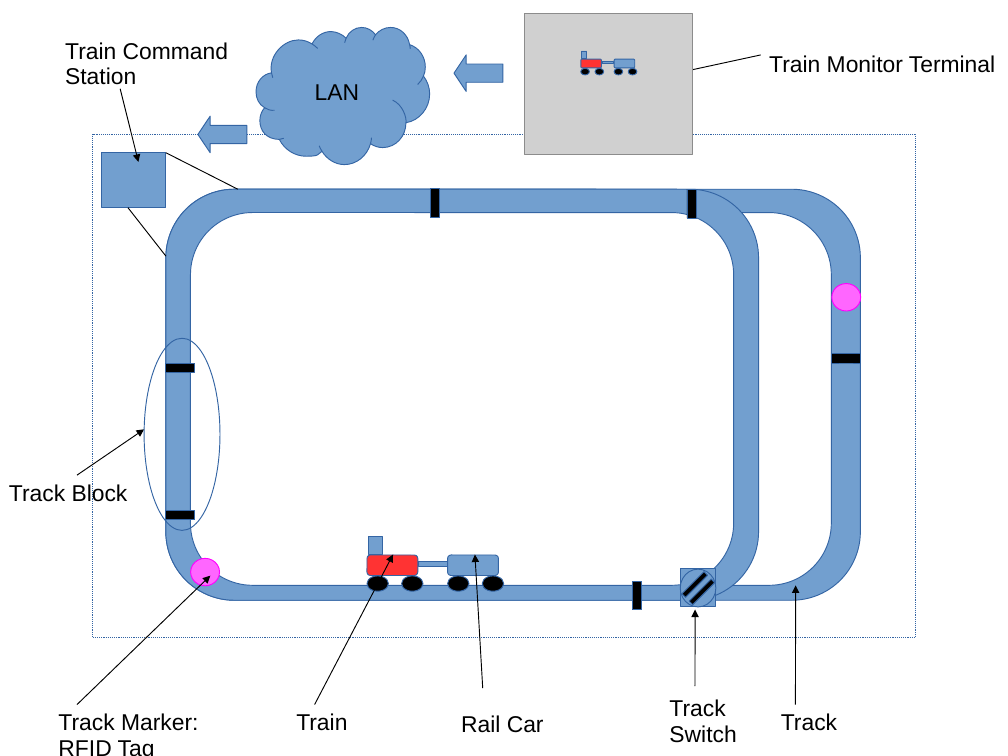
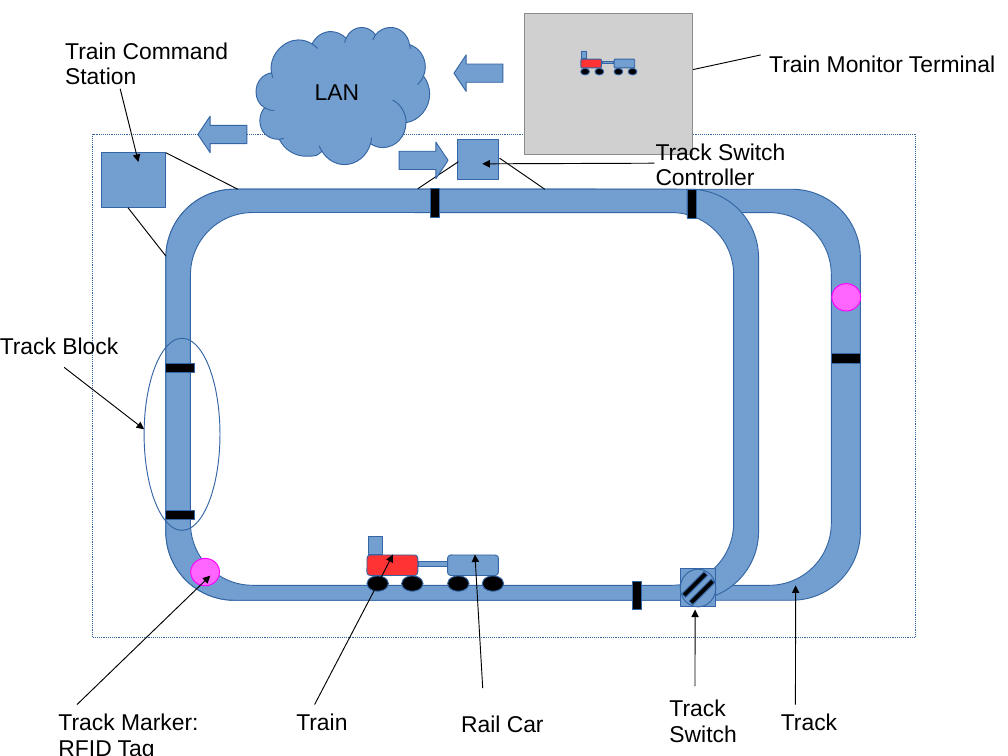
Before and after one commit to Rmadyun/CPE656TL, a slide deck: slide 1 of documentation/diagrams/Positive Train Control Test Bed Diagram.ppt. Drawn at 1008x756 pixels with LibreOffice and Linux fonts; fonts in the diff are those of the drawing; grey boxes stand for pictures. Boxes give left, top, right and bottom in pixels: in the first picture for what was removed or moved away, otherwise in the second. Text is boxed around its words. In the diff, an @@ line names an element or a change of style, - is before the commit and + after.

Commit message:
Updated diagrams to include test bed track switch controllers.

```diff
--- a/documentation/diagrams/Positive Train Control Test Bed Diagram.ppt
+++ b/documentation/diagrams/Positive Train Control Test Bed Diagram.ppt
@@ left arrow added at box(400, 142, 449, 178), fill #729FCF, outline #3465A4 0.74 pt @@
@@ rectangle added at box(457, 140, 499, 180), fill #729FCF, outline #3465A4 0.74 pt @@
@@ text added at box(656, 141, 785, 191), 18 pt, text #000000 @@
+Track Switch
+Controller
@@ line added from (418, 188) to (458, 162), #000000 0.74 pt @@
@@ arrow added from (655, 163) to (482, 164), #000000 0.74 pt @@
@@ line added from (499, 158) to (545, 189), #000000 0.74 pt @@
@@ text "Track Block": place and size @@
-text "Track Block" at box(9, 483, 128, 506)
+text "Track Block" at box(0, 337, 118, 360)
@@ arrow moved from (77, 476) - (145, 429) to (64, 368) - (145, 429) @@
```
Also in this commit, not shown: 1 other slide changed, 6 other files.
